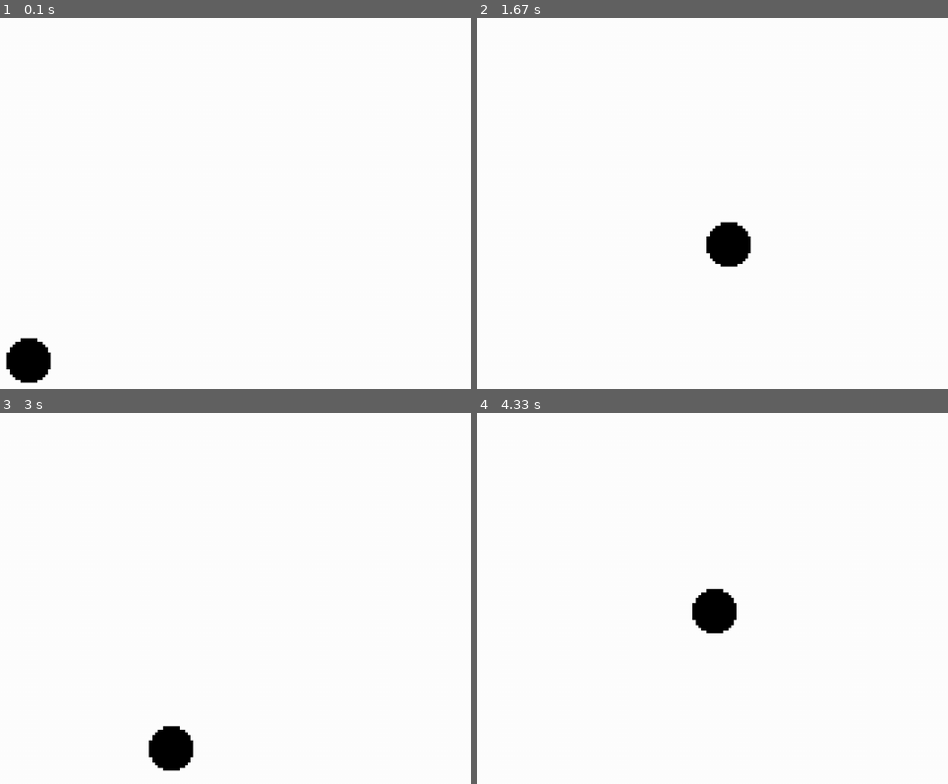
Above: before the commit, frames 1-4 (two rows, left to right).
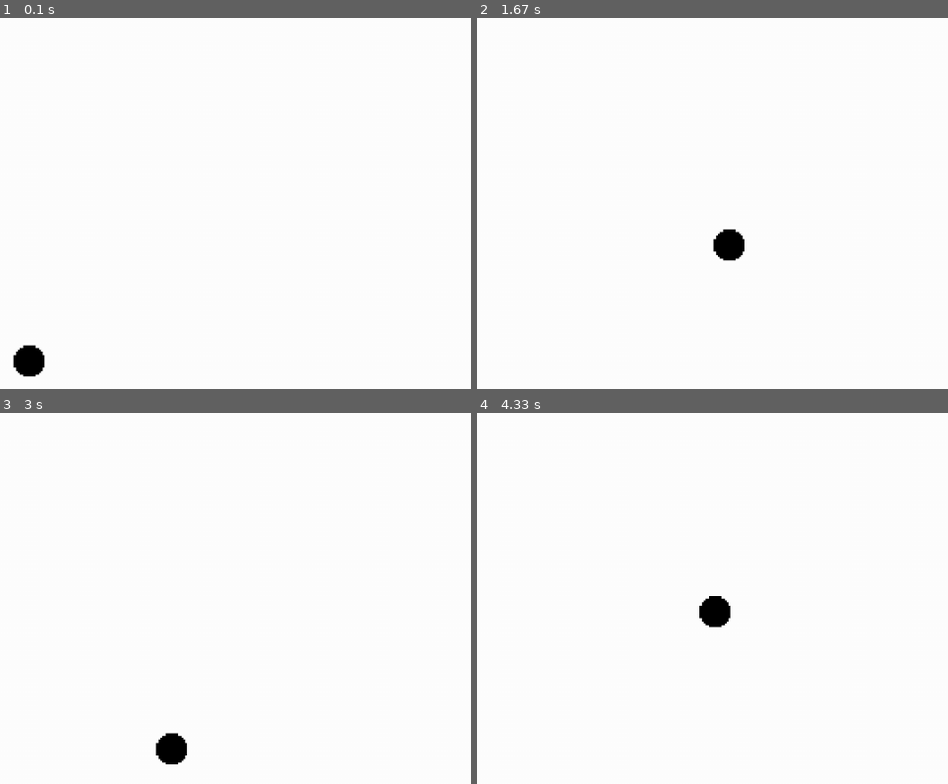
Above: after the commit, the same moments.

Repository: amenthyst/Pygame-Spring-Jam-2024
Game: pygame game, started from main.py
Same seed, same stepped clock (60 frames per second), same inputs: the game is played once before the commit and once after it.
Inputs (mouse positions are in pixels of both pictures, inside the frame that each line leads up to):
- Up to frame 1 (0.1 s): no input
- Up to frame 2 (1.67 s): click (505, 184) at 0.38 s; hold D 0.67-1.13 s; move the mouse to (outside the picture) at 0.7 s; hold W 1.17-1.47 s; hold D from 1.5 s (still down)
- Up to frame 3 (3 s): release D at 1.97 s; hold A 2-2.53 s; hold S 2.57-2.87 s; hold A from 2.9 s (still down)
- Up to frame 4 (4.33 s): release A at 3.3 s; hold W 3.33-3.7 s; hold D from 3.73 s (still down)

The runs differ from the first frame. In frame 1, 0.5% of the frame differs, in the area x 1-11%, y 86-99%; in frame 2, 0.5%; in frame 3, 0.5%; in frame 4, 0.5%, in the area x 45-56%, y 47-60%.

Commit message:
added texture

Diff:
--- a/Objects/bullet.py
+++ b/Objects/bullet.py
@@ -1,6 +1,6 @@
 import pygame
 import images
-import tags
+from tags import Damageable
 
 class Bullet(pygame.sprite.Sprite):
     def __init__(self, position, velocity):
@@ -14,6 +14,6 @@
         self.rect.y += self.velocity.y
 
     def on_collide(self, other):
-        if other is not tags.Damageable:
+        if other is not Damageable:
             return
         other.damage(self.damage)
--- a/Objects/player.py
+++ b/Objects/player.py
@@ -16,9 +16,9 @@
         self.acceleration = speed
 
         self.bullet = bullet
-        self.shoot_force = 10
+        self.shoot_force = 20
         self.bulletgrp = bullet_group
-        self.shoot_cooldown = 0.1
+        self.shoot_cooldown = 0.33
         self.shoot_timer = 0
 
     def get_pos(self) -> pygame.math.Vector2:
--- a/images.py
+++ b/images.py
@@ -1,10 +1,10 @@
 import pygame
 def renderplayer():
-    player = pygame.image.load("Graphics/player.png").convert_alpha()
-    player = pygame.transform.scale(player, (50,50))
+    player = pygame.image.load("Pygame-Spring-Jam-2024/Graphics/player.png").convert_alpha()
+    player = pygame.transform.scale(player, (35,35))
     return player
 
 def renderbullet():
-    bullet = pygame.image.load("Graphics/player.png").convert_alpha()
-    bullet = pygame.transform.scale(bullet, (20, 20))
+    bullet = pygame.image.load("Pygame-Spring-Jam-2024/Graphics/ice.png").convert_alpha()
+    bullet = pygame.transform.scale(bullet, (10, 10))
     return bullet
--- a/main.py
+++ b/main.py
@@ -9,7 +9,7 @@
 
 screen = pygame.display.set_mode((1000,600))
 
-pygame.display.set_caption("Game Jam")
+pygame.display.set_caption("Pygame-Spring-Jam-2024 Jam")
 clock = pygame.time.Clock()
 
 playersurf = images.renderplayer()
Binary file added: Graphics/ice.png
